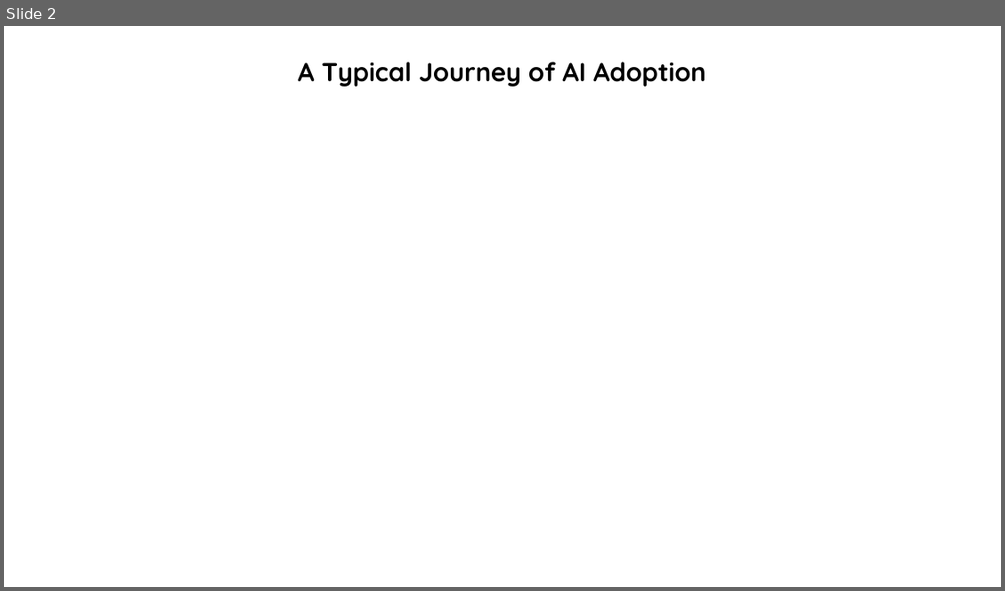
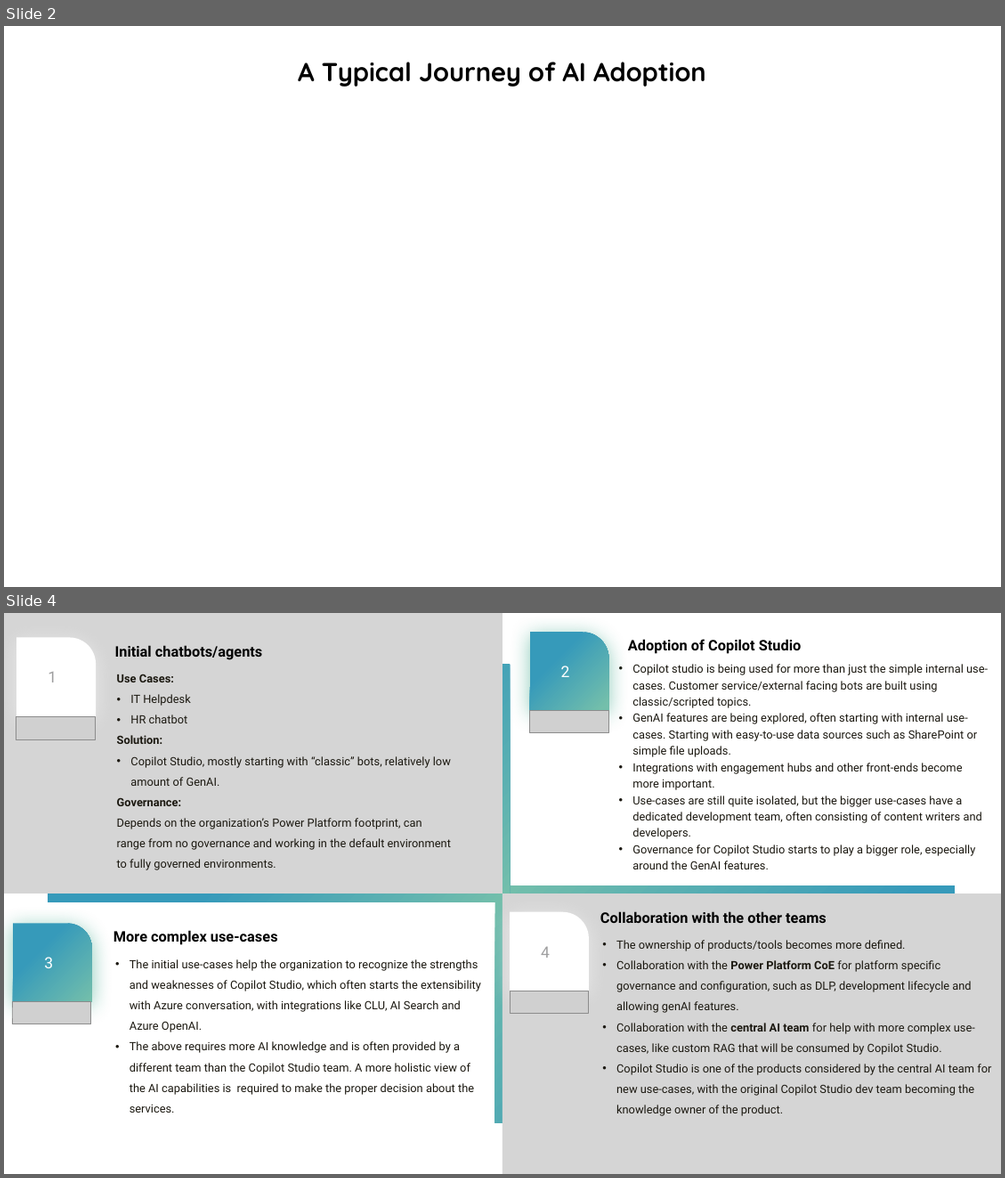
Before and after one commit to hzmarrou/AI-strategy-workshop, a slide deck: AIStrategyAzure-GU.pptx. Shown one above the other, each under a label of ours: slide 2 before the commit, slides 2 and 4 after it; the slides between them are not shown. The pictures are 1005x591 and 1005x1178 pixels, drawn with LibreOffice and Linux fonts; fonts in the diff are those of the drawing; grey boxes stand for pictures. Boxes give left, top, right and bottom in pixels: in the first picture for what was removed or moved away, otherwise in the second. Text is boxed around its words. In the diff, an @@ line names an element or a change of style, - is before the commit and + after.

```diff
--- a/AIStrategyAzure-GU.pptx
+++ b/AIStrategyAzure-GU.pptx
@@ slide 4 added at (x1=4, y1=613, x2=1001, y2=1174), background #FFFFFF @@
@@ rectangle added at (x1=4, y1=613, x2=502, y2=893), fill #D5D5D5 @@
@@ round rect added at (x1=16, y1=638, x2=96, y2=717), fill #FFFFFF, 15 pt, text #9F9FA0 @@
+1
@@ round rect added at (x1=530, y1=632, x2=609, y2=711), fill gradient #74BFAB to #369ABA, 15 pt, text #FFFFFF @@
+2
@@ text added at (x1=628, y1=639, x2=801, y2=654), 14 pt, text #000000, bold @@
+Adoption of Copilot Studio
@@ rectangle added at (x1=48, y1=665, x2=510, y2=902), fill gradient #369ABA to #74BFAB @@
@@ text added at (x1=115, y1=645, x2=263, y2=660), 14 pt, text #000000, bold @@
+Initial chatbots/agents
@@ text added at (x1=632, y1=664, x2=987, y2=869), 11 pt, text #1B1810 @@
+• Copilot studio is being used for more than just the simple internal use-cases. Customer service/external facing bots are built using classic/scripted topics.
+• GenAI features are being explored, often starting with internal use-cases. Starting with easy-to-use data sources such as SharePoint or simple file uploads.
+• Integrations with engagement hubs and other front-ends become more important.
+• Use-cases are still quite isolated, but the bigger use-cases have a dedicated development team, often consisting of content writers and developers.
+• Governance for Copilot Studio starts to play a bigger role, especially around the GenAI features.
@@ text added at (x1=117, y1=674, x2=451, y2=870), 11 pt, text #1B1810 @@
+Use Cases:
+• IT Helpdesk
+• HR chatbot
+Solution:
+• Copilot Studio, mostly starting with “classic” bots, relatively low amount of GenAI.
+Governance:
+Depends on the organization’s Power Platform footprint, can range from no governance and working in the default environment to fully governed environments.
@@ picture added at (x1=16, y1=717, x2=96, y2=739) @@
@@ picture added at (x1=530, y1=711, x2=609, y2=733) @@
@@ rectangle added at (x1=495, y1=886, x2=955, y2=1122), fill gradient #74BFAB to #369ABA @@
@@ rectangle added at (x1=502, y1=893, x2=1001, y2=1174), fill #D5D5D5 @@
@@ round rect added at (x1=13, y1=924, x2=92, y2=1003), fill gradient #74BFAB to #369ABA, 15 pt, text #FFFFFF @@
+3
@@ text added at (x1=113, y1=930, x2=278, y2=945), 14 pt, text #000000, bold @@
+More complex use-cases
@@ round rect added at (x1=510, y1=912, x2=589, y2=991), fill #FFFFFF, 15 pt, text #9F9FA0 @@
+4
@@ text added at (x1=600, y1=911, x2=826, y2=923), 14 pt, text #000000, bold @@
+Collaboration with the other teams
@@ text added at (x1=129, y1=959, x2=481, y2=1112), 11 pt, text #1B1810 @@
+• The initial use-cases help the organization to recognize the strengths and weaknesses of Copilot Studio, which often starts the extensibility with Azure conversation, with integrations like CLU, AI Search and Azure OpenAI.
+• The above requires more AI knowledge and is often provided by a different team than the Copilot Studio team. A more holistic view of the AI capabilities is required to make the proper decision about the services.
@@ text added at (x1=616, y1=940, x2=991, y2=1116), 11 pt, text #1B1810 @@
+• The ownership of products/tools becomes more defined.
+• Collaboration with the Power Platform CoE for platform specific governance and configuration, such as DLP, development lifecycle and allowing genAI features.
+• Collaboration with the central AI team for help with more complex use-cases, like custom RAG that will be consumed by Copilot Studio.
+• Copilot Studio is one of the products considered by the central AI team for new use-cases, with the original Copilot Studio dev team becoming the knowledge owner of the product.
@@ picture added at (x1=12, y1=1002, x2=91, y2=1024) @@
@@ picture added at (x1=510, y1=991, x2=589, y2=1013) @@
```
Also in this commit, not shown: 12 slides changed, 4 other slides added, 1 other file.
